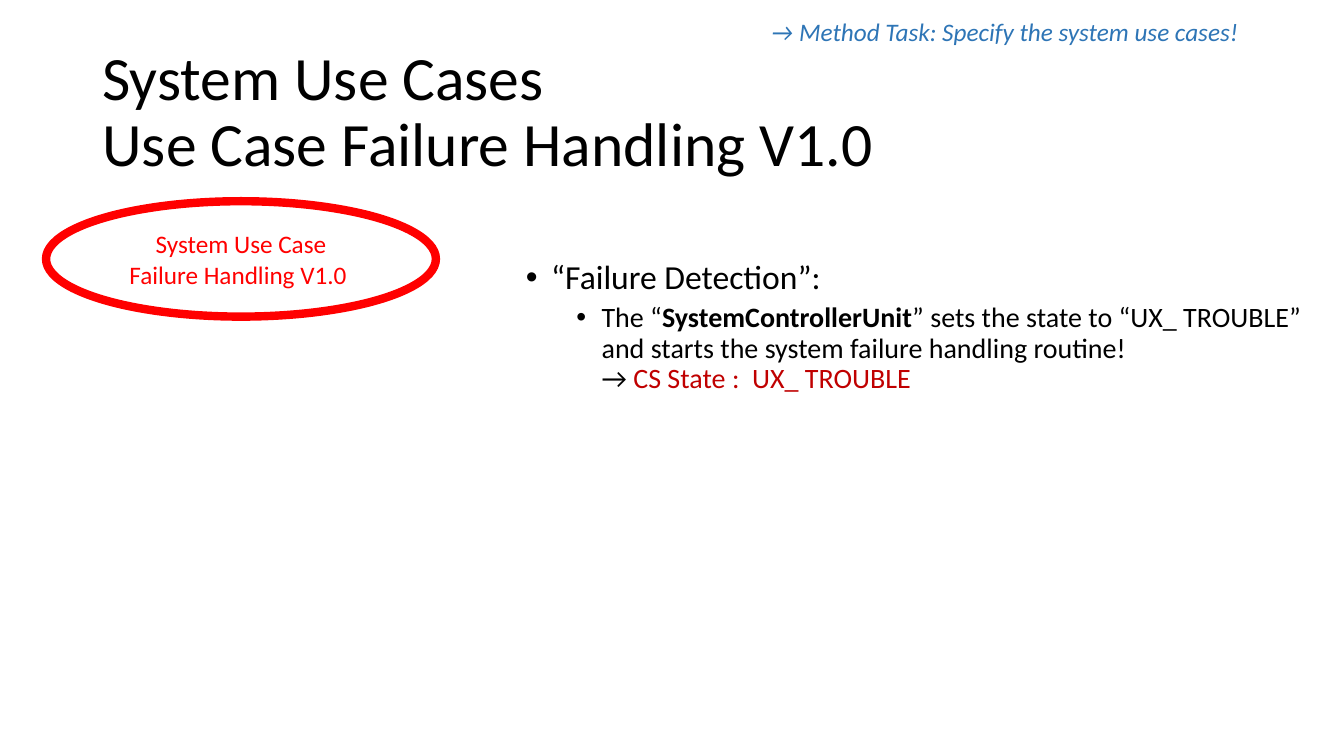
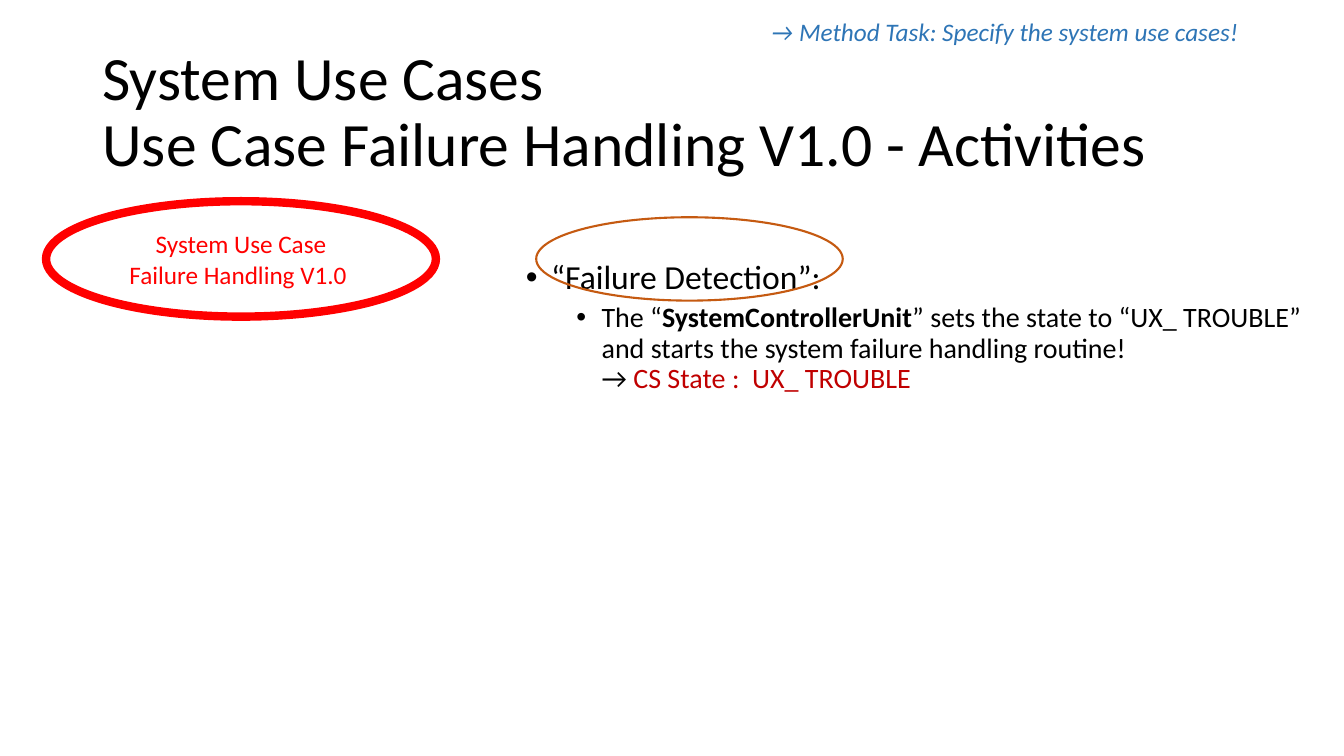
Before and after one commit to karacankos/smarthome-fordcs, a slide deck: slide 12 of fordcs-docs/EDUp FORDCS-V1.0 Project-v2022.04/2.0-System Requirements/EDUp FORDCS-V1.0 System Requirements.v2022.04.pptx. Drawn at 1344x756 pixels with LibreOffice and Linux fonts; fonts in the diff are those of the drawing. Boxes give left, top, right and bottom in pixels: in the first picture for what was removed or moved away, otherwise in the second. Text is boxed around its words. In the diff, an @@ line names an element or a change of style, - is before the commit and + after.

Commit message:
FIRST PART OF THE SYSTEM USE CASES ARE IMPLEMENTED

```diff
--- a/fordcs-docs/EDUp FORDCS-V1.0 Project-v2022.04/2.0-System Requirements/EDUp FORDCS-V1.0 System Requirements.v2022.04.pptx
+++ b/fordcs-docs/EDUp FORDCS-V1.0 Project-v2022.04/2.0-System Requirements/EDUp FORDCS-V1.0 System Requirements.v2022.04.pptx
@@ title at [102, 60, 1146, 177]: text changed @@
-System Use Cases
-Use Case Failure Handling V1.0
+System Use Cases
+Use Case Failure Handling V1.0 - Activities
@@ ellipse added at [536, 218, 843, 301], outline #C55A11 1.5 pt @@
```
Also in this commit, not shown: 6 other slides changed, 16 other files.
